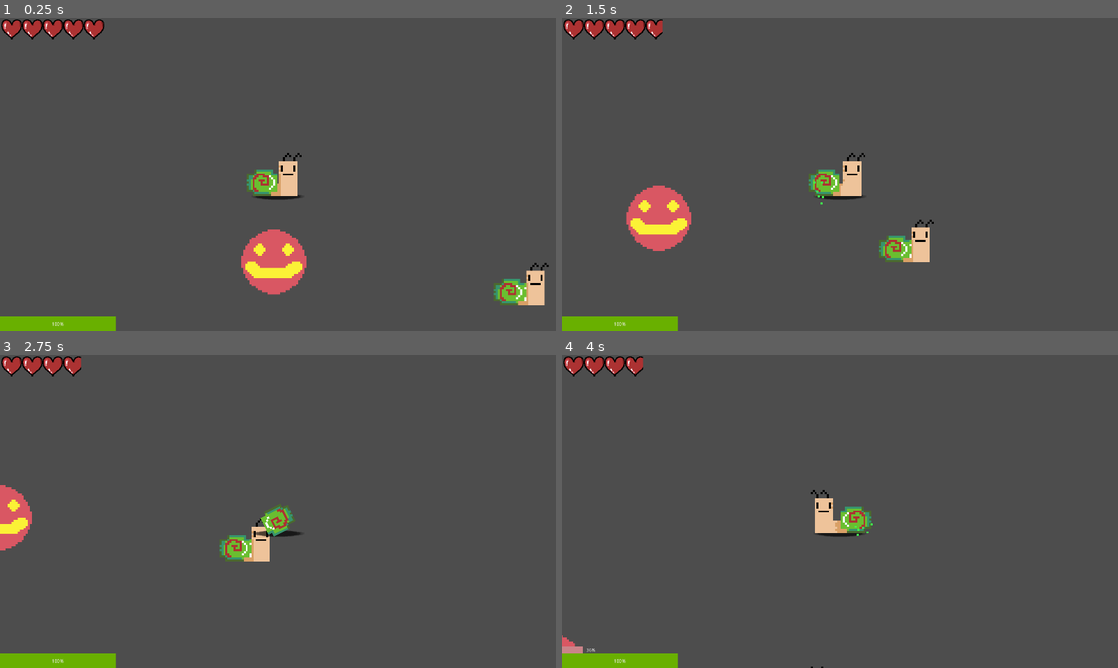
Above: before the commit, frames 1-4 (two rows, left to right).
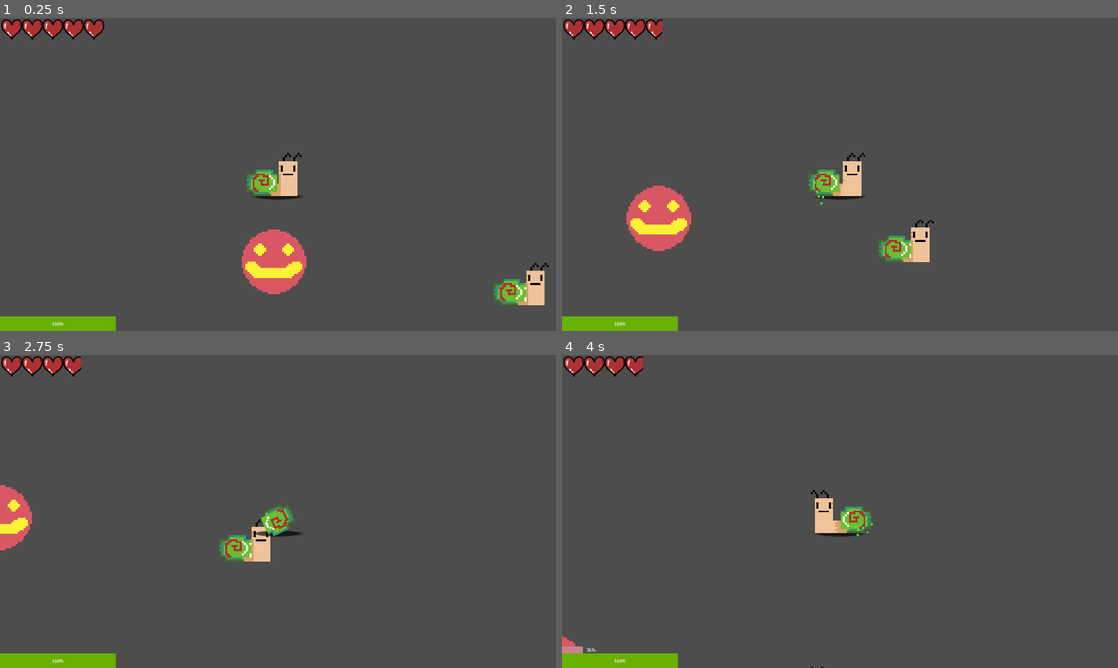
Above: after the commit, the same moments.

Repository: mark4pro/rogue-like
Game: Godot game, scene res://worldGen/testGen.tscn
Two runs of this game, one before a commit and one after it. Both use one fixed random seed, a clock stepped at 60 frames per second and the inputs below.
Inputs (mouse positions are in pixels of both pictures, inside the frame that each line leads up to):
- Up to frame 1 (0.25 s): no input
- Up to frame 2 (1.5 s): tap Enter at 0.5 s; move the mouse to (962, 158) at 0.52 s; hold D (right) 0.53-1.28 s; tap F6 (free_cam) at 0.6 s; click (962, 158) at 0.67 s; move the mouse to (728, 190) at 1.27 s; hold S (down) from 1.28 s (still down); tap E (pickup) at 1.35 s
- Up to frame 3 (2.75 s): move the mouse to (333, 442) at 2.02 s; release S (down) at 2.03 s; hold D (right) from 2.03 s (still down); tap Ctrl (roll) at 2.1 s
- Up to frame 4 (4 s): move the mouse to (812, 574) at 2.77 s; release D (right) at 2.78 s; hold W (up) 2.78-3.53 s; tap Shift (sprint) at 2.85 s; click (812, 574) at 2.92 s; move the mouse to (1006, 558) at 3.52 s; hold A (left) from 3.53 s (still down); tap F6 (free_cam) at 3.6 s

The runs differ from the first frame. In frame 1, 0.1% of the frame differs, in the area x 0-98%, y 0-99%; in frame 2, 0.2%, in the area x 0-67%, y 0-99%; in frame 3, 0.1%; in frame 4, less than 0.1%.

Commit message:
fixed pause menu

Diff:
--- a/Assets/prefabs/pauseMenu.tscn
+++ b/Assets/prefabs/pauseMenu.tscn
@@ -1,6 +1,14 @@
-[gd_scene format=3 uid="uid://c4fy3lgjo63rc"]
+[gd_scene format=3 uid="uid://cktor13xgdowp"]
 
-[ext_resource type="Script" uid="uid://ixa8x1aiq8a4" path="res://Assets/prefabs/resume.gd" id="1_dp0ln"]
+[sub_resource type="GDScript" id="GDScript_h03ji"]
+script/source = "extends Button
+
+func _ready() -> void:
+	self.pressed.connect(_on_pressed)
+
+func _on_pressed():
+	Global.resume_pressed_signal.emit()
+"
 
 [node name="pauseMenu" type="Control" unique_id=403354627]
 layout_mode = 3
@@ -27,7 +35,7 @@
 offset_bottom = 169.0
 text = "
 "
-script = ExtResource("1_dp0ln")
+script = SubResource("GDScript_h03ji")
 metadata/_edit_group_ = true
 
 [node name="Label" type="Label" parent="ColorRect/Resume" unique_id=527838027]
--- a/Assets/prefabs/player.tscn
+++ b/Assets/prefabs/player.tscn
@@ -5,7 +5,7 @@
 [ext_resource type="Texture2D" uid="uid://bcetjsof4a06x" path="res://Assets/imgs/heart.png" id="3_g621r"]
 [ext_resource type="Texture2D" uid="uid://b70aujp6bewbx" path="res://Assets/imgs/shadow.png" id="4_gmoaq"]
 [ext_resource type="Script" uid="uid://dwmaslk0joqji" path="res://inventory_ui.gd" id="5_w0l5f"]
-[ext_resource type="PackedScene" uid="uid://c4fy3lgjo63rc" path="res://Assets/prefabs/pauseMenu.tscn" id="6_mbpd7"]
+[ext_resource type="Script" uid="uid://lad2fj3lc8w3" path="res://Script/pause_menu.gd" id="6_4312i"]
 
 [sub_resource type="RectangleShape2D" id="RectangleShape2D_ykx3s"]
 size = Vector2(23.75, 10)
@@ -362,7 +362,45 @@
 
 [node name="pause_menu" type="CanvasLayer" parent="." unique_id=732976117]
 
-[node name="pauseMenu" parent="pause_menu" unique_id=403354627 instance=ExtResource("6_mbpd7")]
+[node name="pauseMenu" type="Control" parent="pause_menu" unique_id=403354627]
+layout_mode = 3
+anchors_preset = 15
+anchor_right = 1.0
+anchor_bottom = 1.0
+grow_horizontal = 2
+grow_vertical = 2
+script = ExtResource("6_4312i")
+
+[node name="ColorRect" type="ColorRect" parent="pause_menu/pauseMenu" unique_id=308135388]
+layout_mode = 1
+anchors_preset = 15
+anchor_right = 1.0
+anchor_bottom = 1.0
+grow_horizontal = 2
+grow_vertical = 2
+color = Color(0.28857848, 5.609639e-05, 0.28857633, 1)
+
+[node name="Resume" type="Button" parent="pause_menu/pauseMenu/ColorRect" unique_id=1713300757]
+layout_mode = 0
+offset_left = 688.0
+offset_top = 60.0
+offset_right = 1242.0
+offset_bottom = 169.0
+text = "
+"
+metadata/_edit_group_ = true
+
+[node name="Label" type="Label" parent="pause_menu/pauseMenu/ColorRect/Resume" unique_id=527838027]
+layout_mode = 0
+offset_left = -5.0
+offset_right = 557.0
+offset_bottom = 107.0
+theme_override_font_sizes/font_size = 25
+text = "Resume
+"
+horizontal_alignment = 1
+vertical_alignment = 1
 
 [connection signal="animation_finished" from="RotPoint/Sprite2D" to="." method="_on_sprite_2d_animation_finished"]
 [connection signal="timeout" from="roll_cooldown" to="." method="_on_roll_cooldown_timeout"]
+[connection signal="button_down" from="pause_menu/pauseMenu/ColorRect/Resume" to="pause_menu/pauseMenu" method="_on_resume_button_down"]
--- a/Assets/prefabs/resume.gd
+++ /dev/null
@@ -1,7 +0,0 @@
-extends Button
-
-func _ready() -> void:
-	self.pressed.connect(_on_pressed)
-
-func _on_pressed():
-	Global.resume_pressed_signal.emit()
--- /dev/null
+++ b/Script/pause_menu.gd
@@ -0,0 +1,13 @@
+extends Control
+
+@onready var pauseCanvasLayer : CanvasLayer = $".."
+
+func _ready() -> void:
+	pass
+
+func _process(delta: float) -> void:
+	pass
+
+func _on_resume_button_down() -> void:
+	get_tree().paused = !get_tree().paused
+	pauseCanvasLayer.visible = !pauseCanvasLayer.visible
--- a/Script/player_controller.gd
+++ b/Script/player_controller.gd
@@ -55,12 +55,6 @@
 	Inventory_UI.visible = false
 	pauseMenu.visible = false
 	Global.inventoryUI = $InventoryUI/Inventory_UI
-	Global.resume_pressed_signal.connect(_on_global_resume_pressed)
-
-#resume button functionality
-func _on_global_resume_pressed():
-	pauseMenu.visible = false
-	get_tree().paused = false
 
 func take_damage(amount: float):
 	if not is_rolling and not get_tree().paused:
--- a/project.godot
+++ b/project.godot
@@ -109,4 +109,3 @@
 
 textures/canvas_textures/default_texture_filter=0
 rendering_device/driver.windows="d3d12"
-2d/snap/snap_2d_vertices_to_pixel=true
Not shown, removed: Assets/prefabs/resume.gd.uid
Not shown, added: Script/pause_menu.gd.uid
